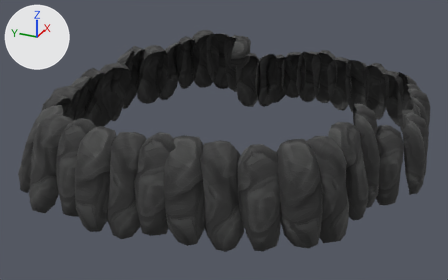
Before and after pictures for a commit that changed the COLLADA model Assets/Models/RCIMainLowBorderShape.dae.
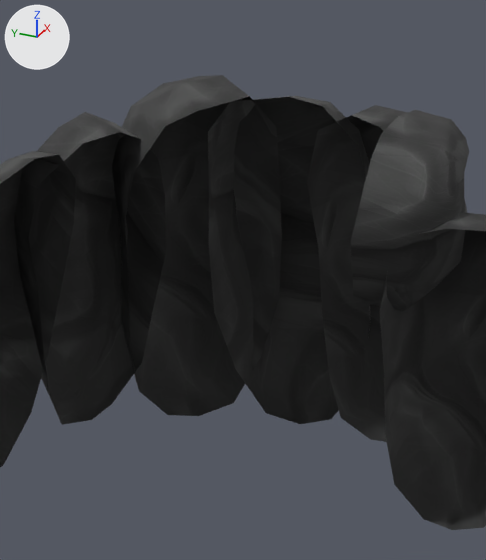
Old and new are each drawn whole from a camera (50 mm lens) standing at (-3.051, -1.32, 1.083) and looking at (-0.348, -0.104, -0.269) and again close up on the part from 38% to 57% of the width and 6% to 40% of the height. The lights are fixed; the arrows at upper left show +X, +Y and +Z.

The scene before the commit, as lines of its bpy script (objects in view):
```python
me_rcimainlowbordershape = bpy.data.meshes.new('RCIMainLowBorderShape')
me_rcimainlowbordershape.from_pydata(...)  # 2620 vertices, 4410 faces; spans x -1.27..0.72, y -1.12..0.82, z -0.42..0.08
me_rcimainlowbordershape.materials.append(mat_cliffrock)  # picture img_cliffwallstonediffuse_dds
ob_rcimainlowborder = bpy.data.objects.new('RCIMainLowBorder', me_rcimainlowbordershape)
ob_rcimainlowborder.location = (0.0, 0.0, 0.0)
```
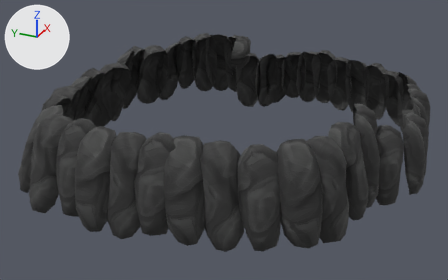
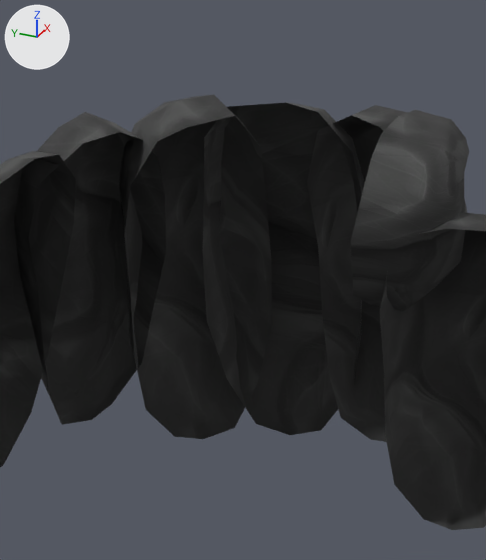
Boxes [x1, y1, x2, y2] around the edits, measured in the close-ups (486 x 560 px; the box of a moved part takes in the faces that stretch with it):
'RCIMainLowBorder', reshaped
    before: [0, 75, 486, 530]
    after: [0, 95, 486, 530]
part 1 of me_rcimainlowbordershape, moved or reshaped
    before: [208, 96, 370, 424]
    after: [202, 102, 365, 435]
part 2 of me_rcimainlowbordershape, moved or reshaped
    before: [112, 75, 282, 416]
    after: [119, 95, 272, 439]

The edits, one by one:
me_rcimainlowbordershape has 2620 vertices, 4410 faces and spans x -1.27..0.72, y -1.12..0.82, z -0.42..0.08.
me_rcimainlowbordershape is used by ob_rcimainlowborder; location (0.0, 0.0, 0.0).
me_rcimainlowbordershape part 1: the loose piece of 57 vertices spanning x 0.42..0.62, y 0.21..0.4, z -0.35..0.07 is scaled about its middle by (0.857, 1, 1), then moved by (-0.02, 0.0, 0.0).
me_rcimainlowbordershape part 2: the loose piece of 57 vertices spanning x 0.34..0.59, y 0.3..0.5, z -0.35..0.08 is multiplied about its middle by the matrix ((0.854, 0.1, 0.0), (-0.096, 0.888, 0.0), (0.0, 0.0, 1.0)), then moved by (-0.02, -0.01, -0.01).
